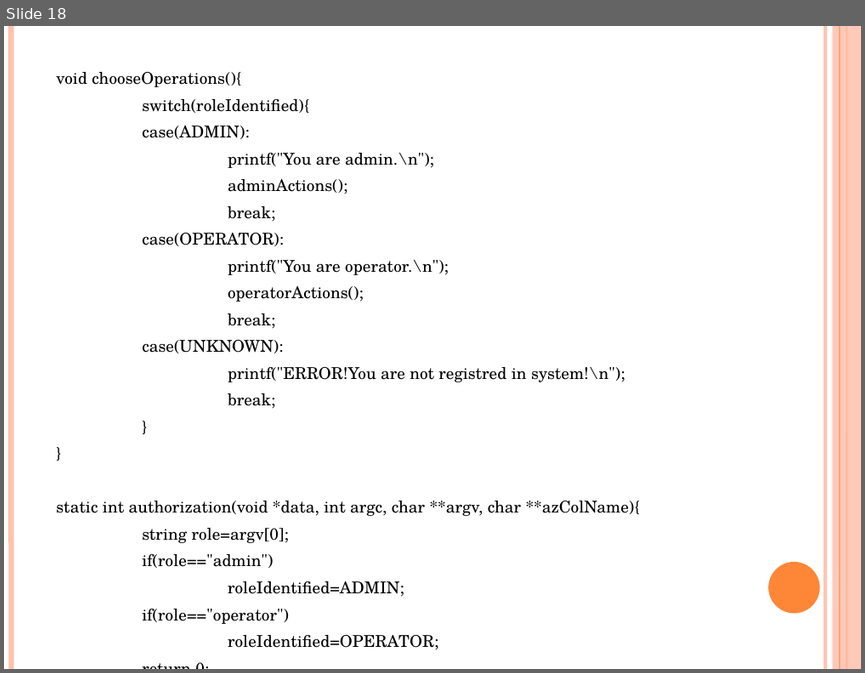
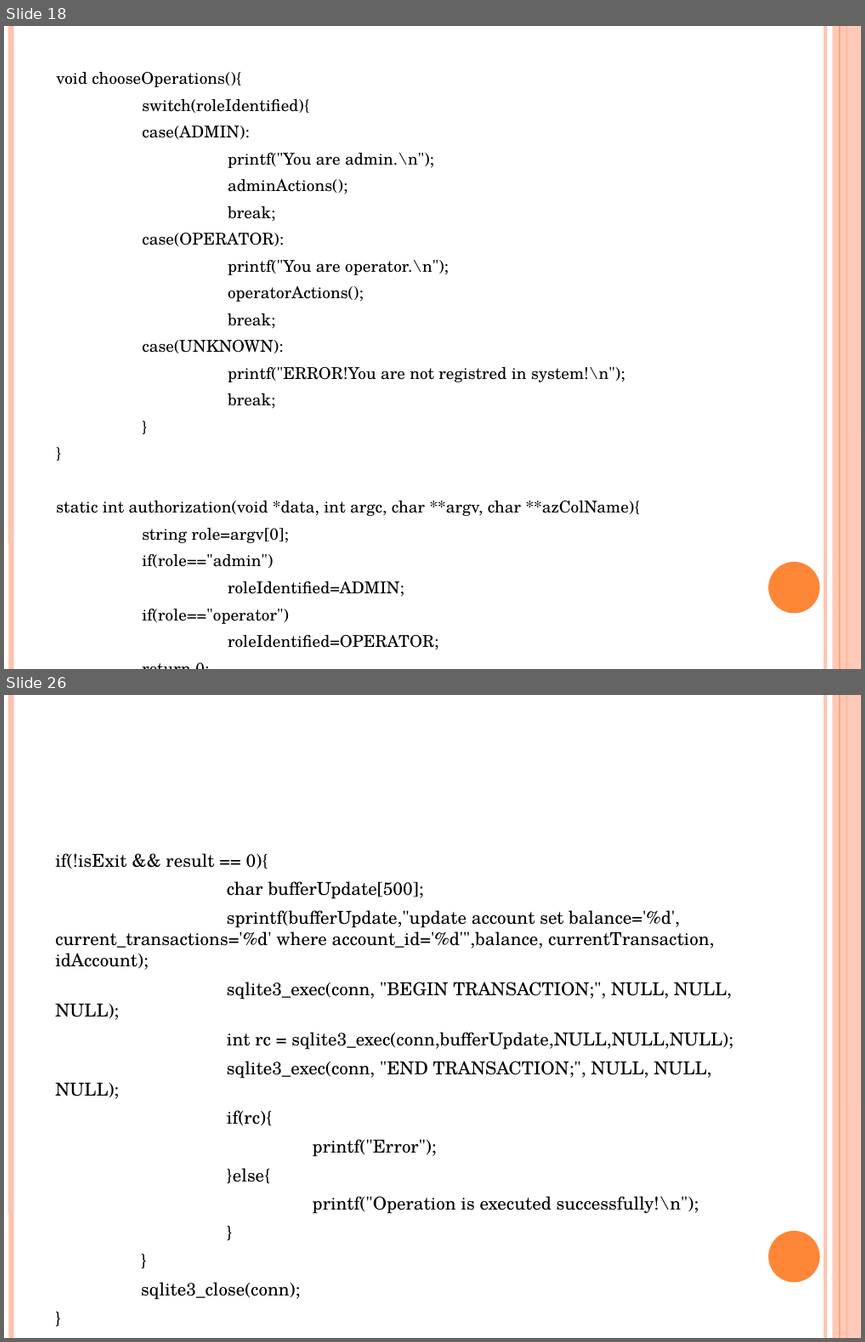
Before and after one commit to IrinaMakarushko/BankSystem, a slide deck: Спецкурс. Презентация.pptx. Shown one above the other, each under a label of ours: slide 18 before the commit, slides 18 and 26 after it; the slides between them are not shown. The pictures are 865x673 and 865x1342 pixels, drawn with LibreOffice and Linux fonts; fonts in the diff are those of the drawing. Boxes give left, top, right and bottom in pixels: in the first picture for what was removed or moved away, otherwise in the second. Text is boxed around its words. In the diff, an @@ line names an element or a change of style, - is before the commit and + after.

```diff
--- a/Спецкурс. Презентация.pptx
+++ b/Спецкурс. Презентация.pptx
@@ slide 26 added at [4,695,861,1338], background #FFFFFF; not listed: 6 template elements that a slide beside it also shows @@
@@ text added at [55,853,733,1299], 15 pt, text #000000 @@
+if(!isExit && result == 0){
+char bufferUpdate[500];
+sprintf(bufferUpdate,"update account set balance='%d', current_transactions='%d' where account_id='%d'",balance, currentTransaction, idAccount);
+sqlite3_exec(conn, "BEGIN TRANSACTION;", NULL, NULL, NULL);
+int rc = sqlite3_exec(conn,bufferUpdate,NULL,NULL,NULL);
+sqlite3_exec(conn, "END TRANSACTION;", NULL, NULL, NULL);
+if(rc){
+printf("Error");
+}else{
+printf("Operation is executed successfully!\n");
+}
+}
+sqlite3_close(conn);
+}
```
Also in this commit, not shown: 7 other slides added.
